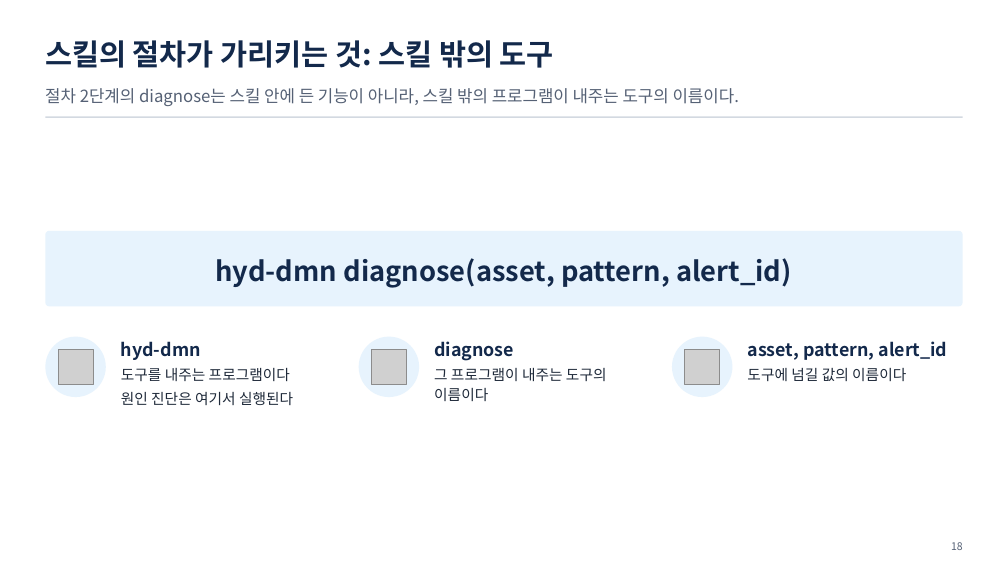
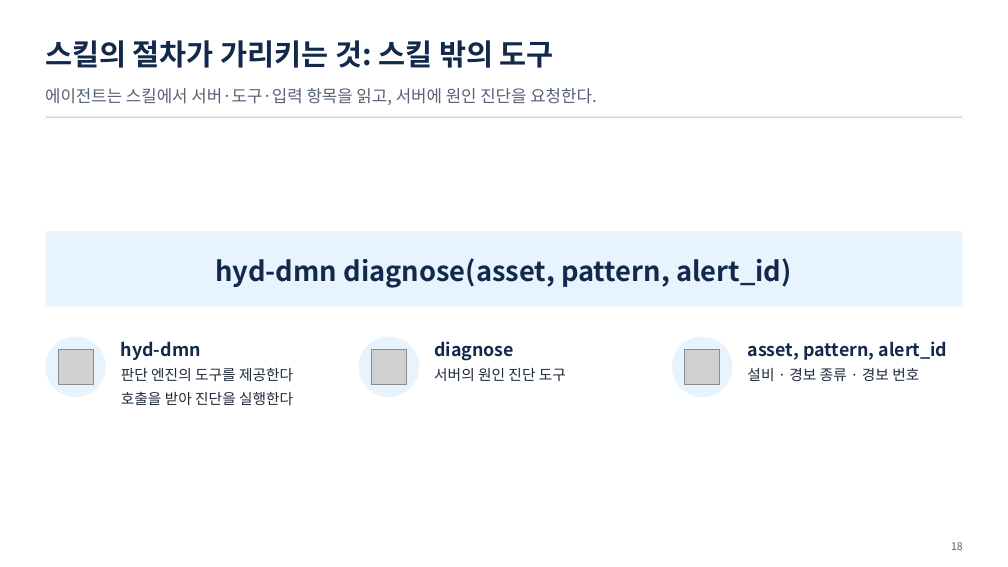
Before and after one commit to uengine-oss/hyd-iot-edu, a slide deck: slide 18 of workspace/강의제작/산출물/통합반/이론_오프라인/06회차/통합반_오프라인_06회차.pptx. Drawn at 1008x567 pixels with LibreOffice and Linux fonts; fonts in the diff are those of the drawing; grey boxes stand for pictures. Boxes give left, top, right and bottom in pixels: in the first picture for what was removed or moved away, otherwise in the second. Text is boxed around its words. In the diff, an @@ line names an element or a change of style, - is before the commit and + after.

Commit message:
통합반 현장 6회차 17~28장 MCP 도구 발견·입력 스키마·업무 응답과 stdio·HTTP 연결을 현장 화면·원본·노트로 검증한다

```diff
--- a/workspace/강의제작/산출물/통합반/이론_오프라인/06회차/통합반_오프라인_06회차.pptx
+++ b/workspace/강의제작/산출물/통합반/이론_오프라인/06회차/통합반_오프라인_06회차.pptx
@@ text at [45,88,596,105]: text changed @@
-절차 2단계의 diagnose는 스킬 안에 든 기능이 아니라, 스킬 밖의 프로그램이 내주는 도구의 이름이다.
+에이전트는 스킬에서 서버·도구·입력 항목을 읽고, 서버에 원인 진단을 요청한다.
@@ text at [121,368,293,405]: text changed @@
-도구를 내주는 프로그램이다
-원인 진단은 여기서 실행된다
+판단 엔진의 도구를 제공한다
+호출을 받아 진단을 실행한다
@@ text at [434,368,566,381]: text changed @@
-그 프로그램이 내주는 도구의 이름이다
+서버의 원인 진단 도구
@@ text at [747,368,919,381]: text changed @@
-도구에 넘길 값의 이름이다
+설비 · 경보 종류 · 경보 번호
```
Also in this commit, not shown: 11 other slides changed, 10 other files.
